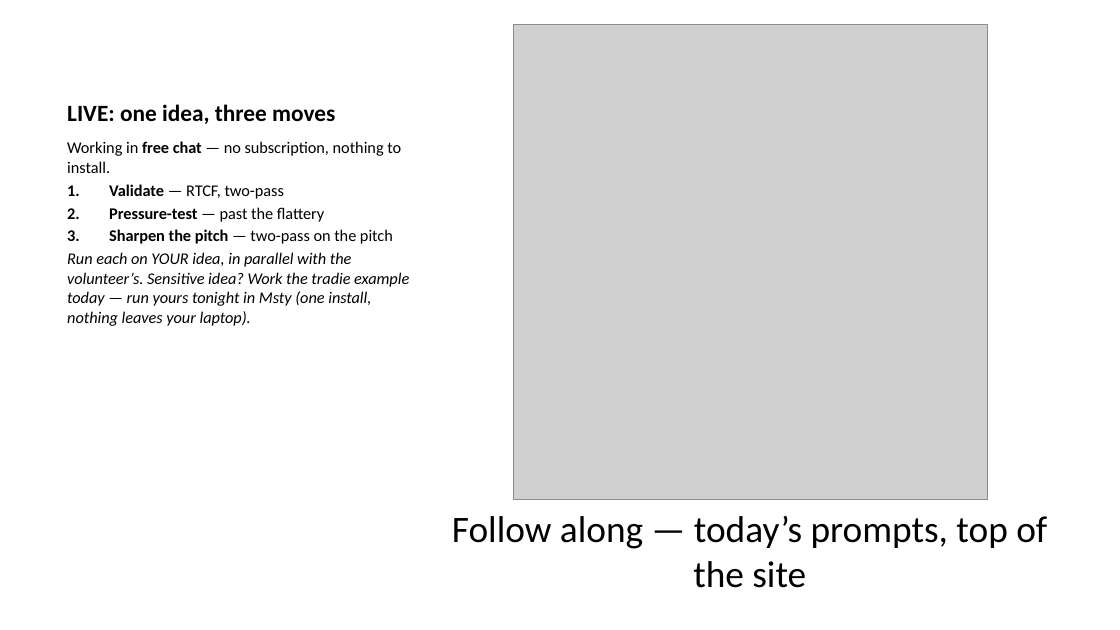
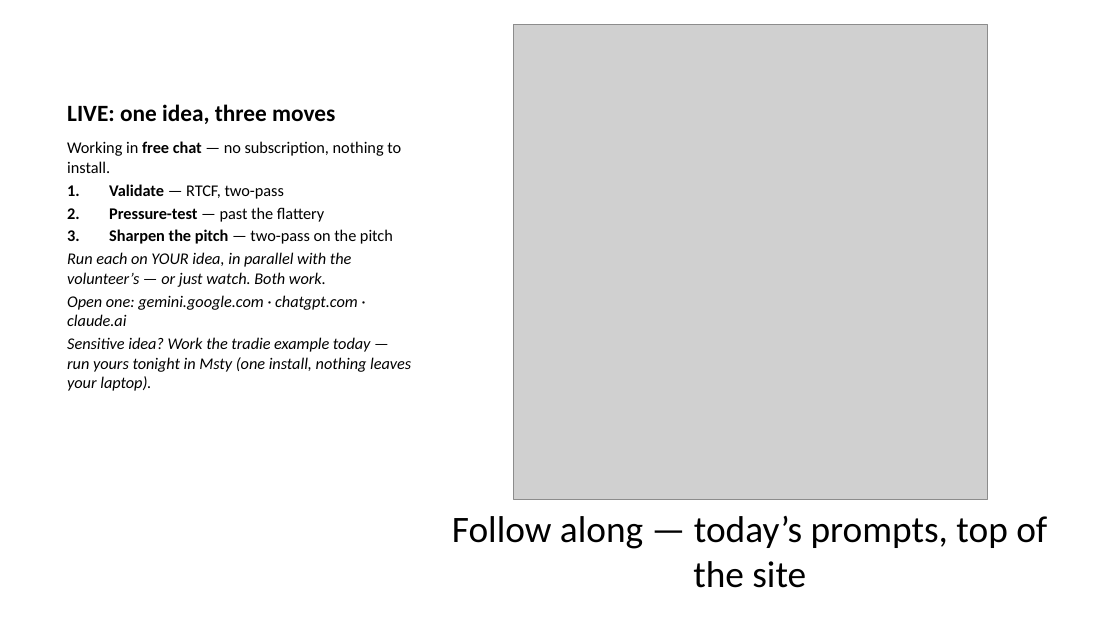
Before and after one commit to michael-borck/ai-for-founders, a slide deck: slide 6 of slides/deck.pptx (slide 5 before the commit). Drawn at 1120x630 pixels with LibreOffice and Linux fonts; fonts in the diff are those of the drawing; grey boxes stand for pictures. Boxes give left, top, right and bottom in pixels: in the first picture for what was removed or moved away, otherwise in the second. Text is boxed around its words. In the diff, an @@ line names an element or a change of style, - is before the commit and + after.

```diff
--- a/slides/deck.pptx
+++ b/slides/deck.pptx
@@ text at <box>67,252,411,391</box>: text changed @@
-Run each on YOUR idea, in parallel with the volunteer’s. Sensitive idea? Work the tradie example today — run yours tonight in Msty (one install, nothing leaves your laptop).
+Run each on YOUR idea, in parallel with the volunteer’s — or just watch. Both work.
+Open one: gemini.google.com · chatgpt.com · claude.ai
+Sensitive idea? Work the tradie example today — run yours tonight in Msty (one install, nothing leaves your laptop).
```
Also in this commit, not shown: 1 slide added, 6 other files.
